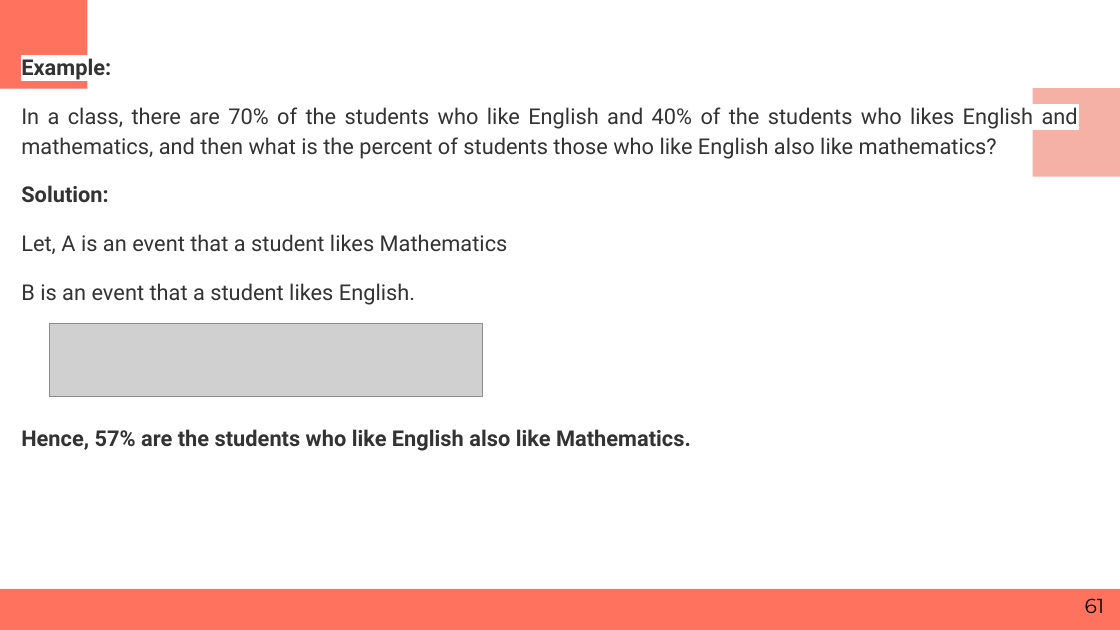
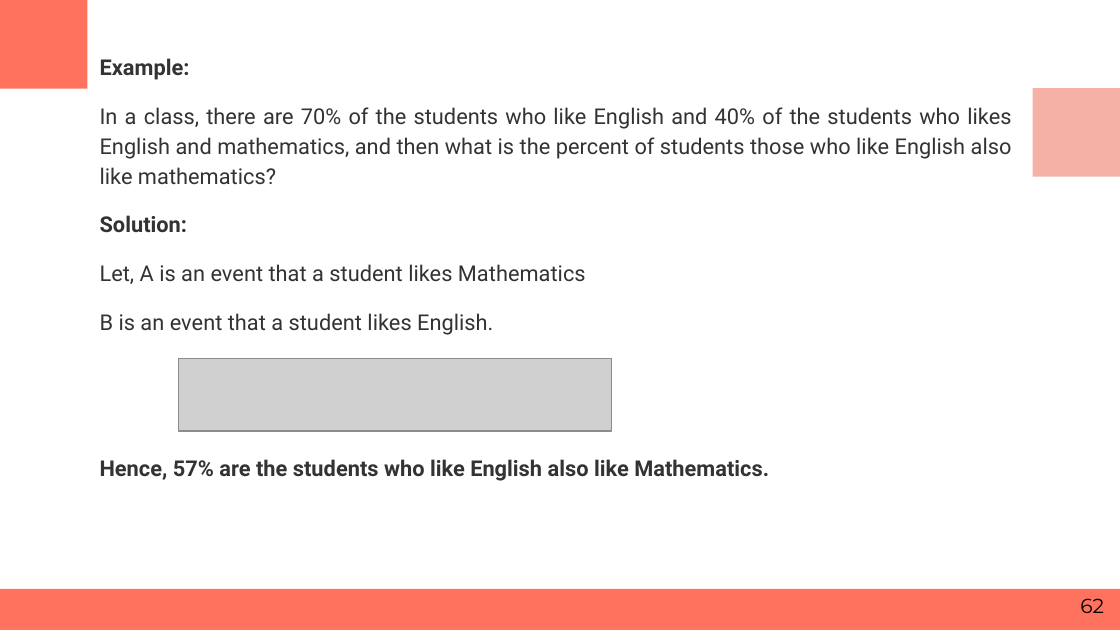
Before and after one commit to RashmivernekarN/ai_with_python_keonics, a slide deck: slide 62 of Module3/Business Statistics.pptx (slide 61 before the commit). Drawn at 1120x630 pixels with LibreOffice and Linux fonts; fonts in the diff are those of the drawing; grey boxes stand for pictures. Boxes give left, top, right and bottom in pixels: in the first picture for what was removed or moved away, otherwise in the second. Text is boxed around its words. In the diff, an @@ line names an element or a change of style, - is before the commit and + after.

```diff
--- a/Module3/Business Statistics.pptx
+++ b/Module3/Business Statistics.pptx
@@ text "Example:" rewrapped from (x1=21, y1=58, x2=1078, y2=451) to (x1=100, y1=58, x2=1012, y2=481) @@
@@ picture moved from (x1=49, y1=324, x2=482, y2=396) to (x1=179, y1=358, x2=612, y2=431) @@
@@ page number at (x1=1080, y1=598, x2=1104, y2=613): text changed @@
-61
+62
```
Also in this commit, not shown: 6 other slides changed, 1 slide added, 1 other file.
